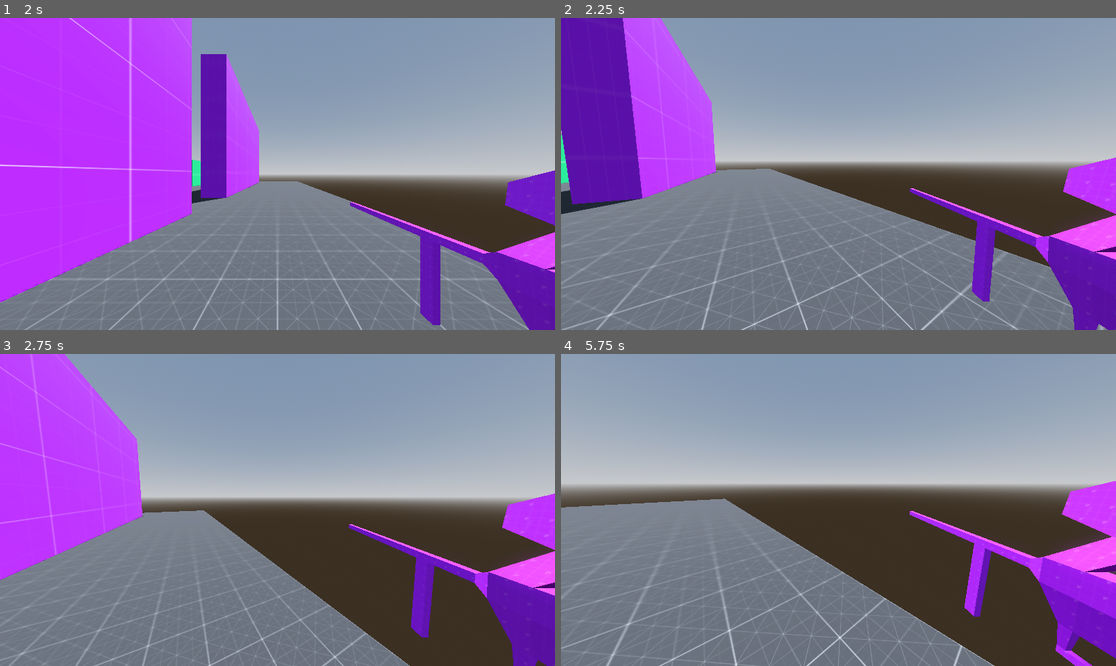
Above: before the commit, frames 1-4 (two rows, left to right).
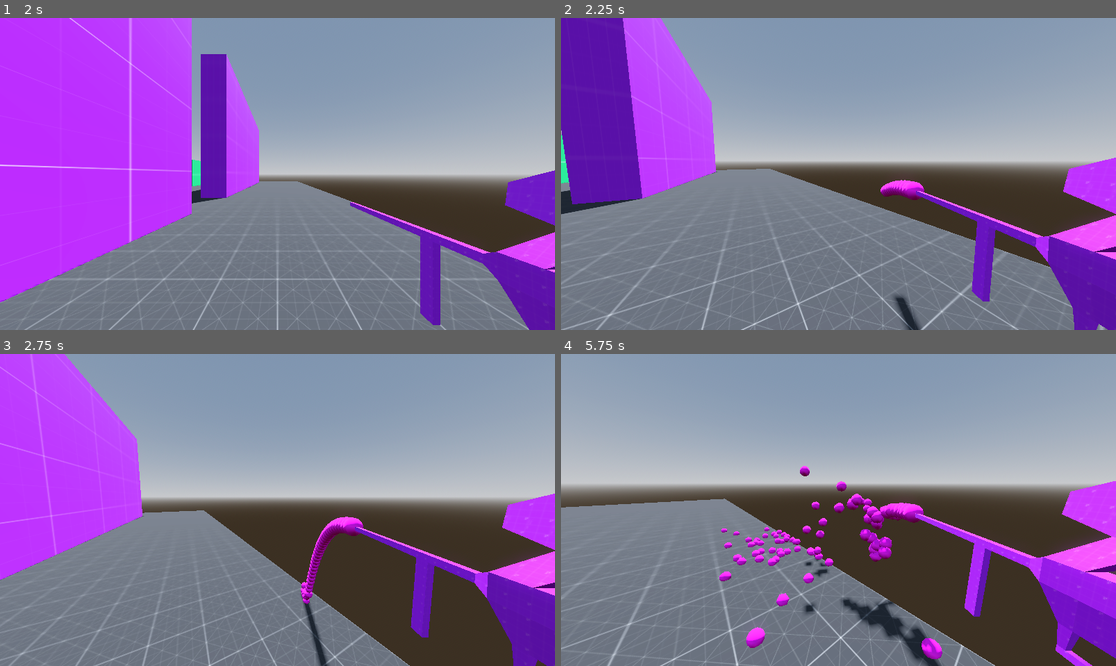
Above: after the commit, the same moments.

Repository: Monkeytonk115/godot-paintball
Game: Godot game, scene res://scenes/main.tscn
The game is run twice, just before and just after one commit, with the same random seed, the same clock (stepped at 60 frames per second) and the same inputs.
Inputs (mouse positions are in pixels of both pictures, inside the frame that each line leads up to):
- Up to frame 1 (2 s): click (277, 186) at 0.52 s; type "12" at 0.6 s; click "host multiplayer" at 1.25 s
- Up to frame 2 (2.25 s): move the mouse to (866, 174) at 2.02 s; press the mouse at (866, 174) at 2.03 s; hold W (forward) from 2.03 s (still down)
- Up to frame 3 (2.75 s): keep holding W (forward); tap Space (jump) at 2.27 s
- Up to frame 4 (5.75 s): keep holding W (forward); move the mouse to (810, 510) at 2.77 s; release the mouse at (810, 510) at 2.78 s; click (810, 510) at 2.85 s; tap Space (jump) at 3.02, 4.52, 5.27 s; move the mouse to (849, 503) at 3.52 s; press the mouse at (849, 503) at 3.53 s; move the mouse to (832, 516) at 4.27 s; release the mouse at (832, 516) at 4.28 s; click (832, 516) at 4.35 s; move the mouse to (877, 513) at 5.02 s; press the mouse at (877, 513) at 5.03 s

Frame 1 is identical in both runs. In frame 2, 0.6% of the frame differs, in the area x 57-66%, y 51-100%; in frame 3, 1.0%; in frame 4, 4.3%, in the area x 7-95%, y 35-100%.

Commit message:
change bullet shooting from signal to rpc

Diff:
--- a/scenes/main.gd
+++ b/scenes/main.gd
@@ -50,12 +50,6 @@
 	pass
 
 
-func shoot_bullet(origin : Transform3D, velocity : Vector3):
-	print("shoot_bullet")
-	# call on all clients so they spawn a bullet
-	shoot_bullet_client.rpc(origin, velocity)
-
-
 @rpc("any_peer", "call_local")
 func shoot_bullet_client(origin : Transform3D, velocity : Vector3):
 	print("shoot_bullet_client")
--- a/scenes/weapons/paintgun.gd
+++ b/scenes/weapons/paintgun.gd
@@ -1,10 +1,7 @@
 extends Node3D
-
-signal shoot_bullet(origin : Transform3D, velocity : Vector3)
 
 # Fire rate of 15 rounds per second
 const fire_delay = 1.0 / 15.0
-
 
 var _next_fire_time
 
@@ -26,5 +23,5 @@
 
 	# shoot effects
 	# shoot bullet
-	shoot_bullet.emit($attachment_muzzle.global_transform, -$attachment_muzzle.global_transform.basis.z * 10)
+	get_node("/root/Main/").shoot_bullet_client.rpc($attachment_muzzle.global_transform, -$attachment_muzzle.global_transform.basis.z * 10)
 	_next_fire_time = Time.get_ticks_msec() + (fire_delay * 1000)
